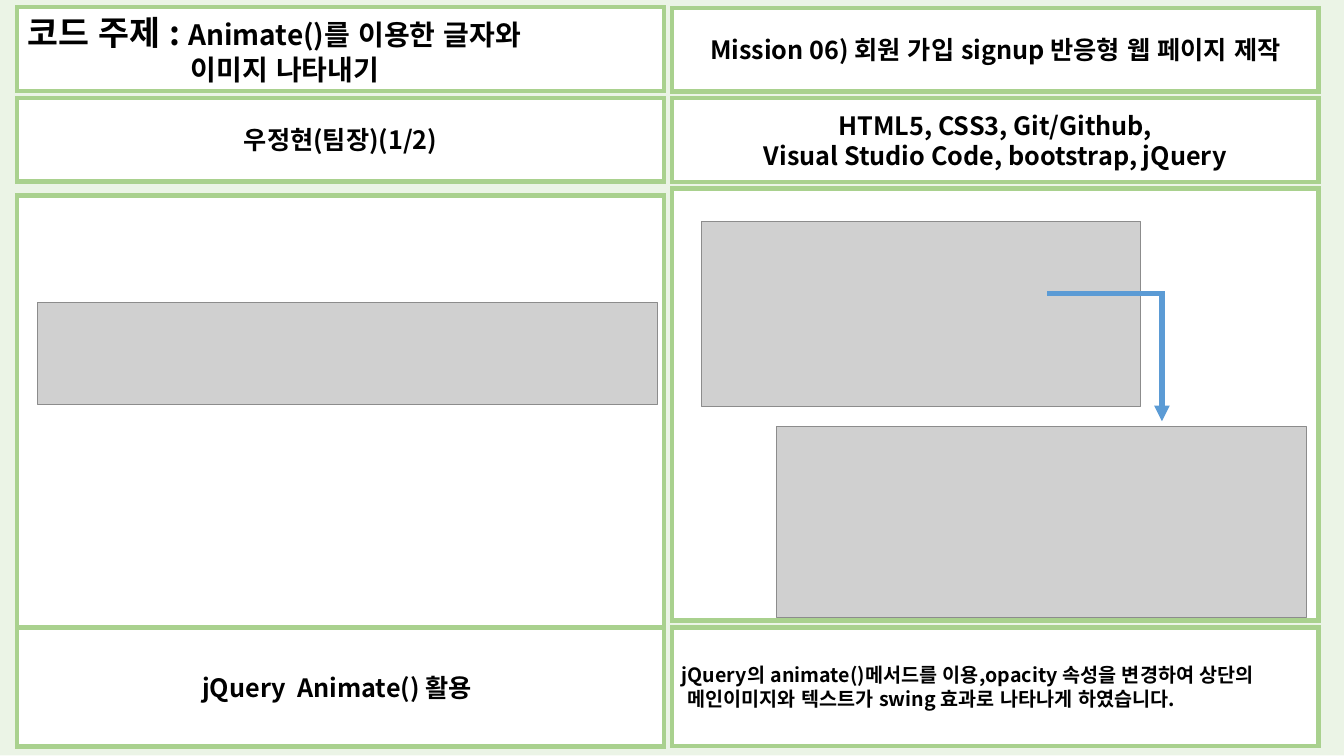
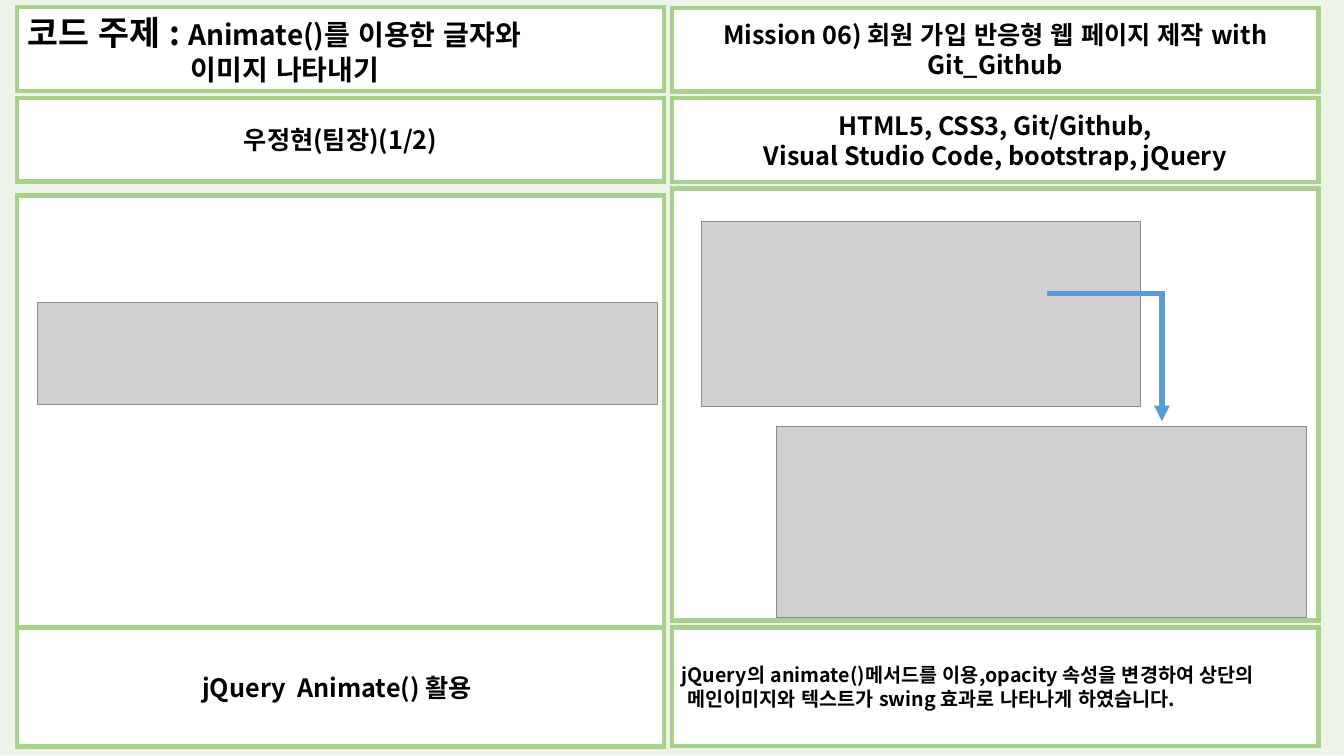
Before and after one commit to qufdbsk/Mission06_Study4Team, a slide deck: slide 1 of Jeonghyun_CodeReview.pptx. Drawn at 1344x756 pixels with LibreOffice and Linux fonts; fonts in the diff are those of the drawing; grey boxes stand for pictures. Boxes give left, top, right and bottom in pixels: in the first picture for what was removed or moved away, otherwise in the second. Text is boxed around its words. In the diff, an @@ line names an element or a change of style, - is before the commit and + after.

```diff
--- a/Jeonghyun_CodeReview.pptx
+++ b/Jeonghyun_CodeReview.pptx
@@ text in rectangle at bbox=[723, 22, 1267, 78]: text changed @@
-Mission 06) 회원 가입 signup 반응형 웹 페이지 제작
+Mission 06) 회원 가입 반응형 웹 페이지 제작 with Git_Github
```
Also in this commit, not shown: 1 other slide changed, 3 other files.
